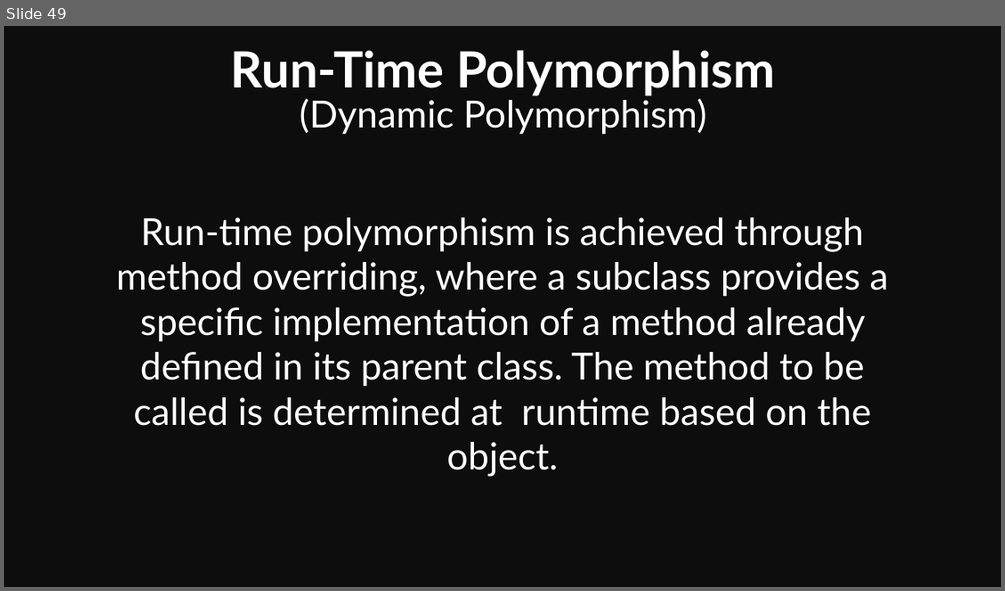
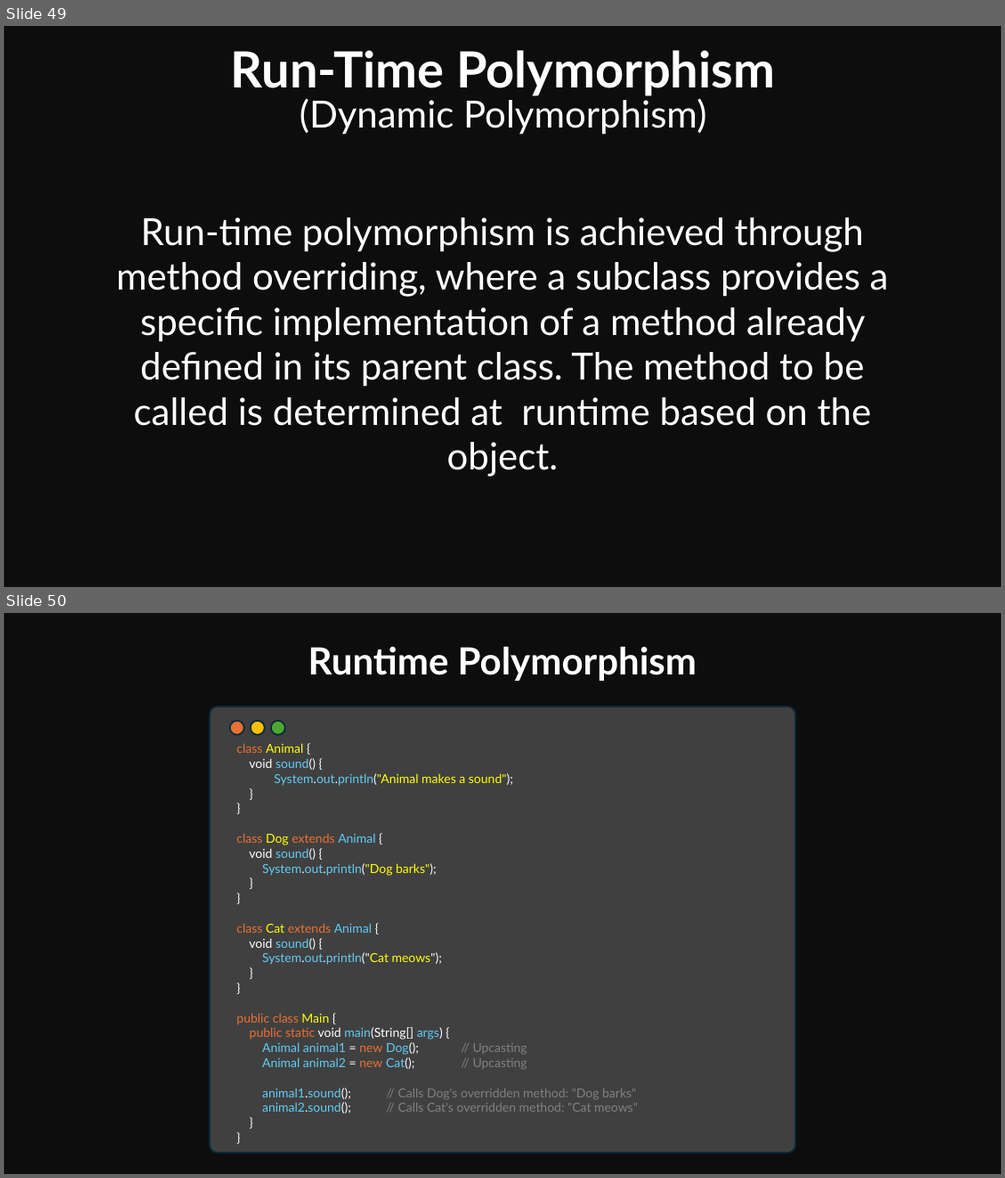
Before and after one commit to Mohitscodiclab/Java_Full_Course, a slide deck: JAVA.pptx. Shown one above the other, each under a label of ours: slide 49 before the commit, slides 49 and 50 after it. The pictures are 1005x591 and 1005x1178 pixels, drawn with LibreOffice and Linux fonts; fonts in the diff are those of the drawing. Boxes give left, top, right and bottom in pixels: in the first picture for what was removed or moved away, otherwise in the second. Text is boxed around its words. In the diff, an @@ line names an element or a change of style, - is before the commit and + after.

```diff
--- a/JAVA.pptx
+++ b/JAVA.pptx
@@ slide 50 added at (x1=4, y1=613, x2=1001, y2=1174), background #0D0D0D @@
@@ text added at (x1=308, y1=646, x2=696, y2=681), 36 pt, text #FFFFFF, bold @@
+Runtime Polymorphism
@@ rounded rectangle added at (x1=210, y1=706, x2=795, y2=1153), fill #404040, outline #092A39 1.5 pt @@
@@ ellipse added at (x1=230, y1=721, x2=244, y2=735), fill #E97132, outline #092A39 1.5 pt @@
@@ text added at (x1=236, y1=743, x2=638, y2=1111), 12 pt, text #61CBF4 @@
+class Animal {
+void sound() {
+System.out.println("Animal makes a sound");
+}
+}
+class Dog extends Animal {
+void sound() {
+System.out.println("Dog barks");
+}
+}
+class Cat extends Animal {
+void sound() {
+System.out.println("Cat meows");
+}
+}
+public class Main {
+public static void main(String[] args) {
+Animal animal1 = new Dog(); // Upcasting
+Animal animal2 = new Cat(); // Upcasting
+animal1.sound(); // Calls Dog's overridden method: "Dog barks"
+animal2.sound(); // Calls Cat's overridden method: "Cat meows"
+}
+}
@@ ellipse added at (x1=250, y1=721, x2=264, y2=735), fill #FFC000, outline #092A39 1.5 pt @@
@@ ellipse added at (x1=271, y1=721, x2=285, y2=735), fill #4EA72E, outline #092A39 1.5 pt @@
```
Also in this commit, not shown: 1 other slide added, 3 other files.
